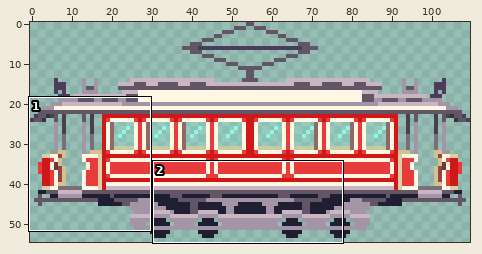
A sprite sheet gets an edit: assets/graphics/geniusz/obciąg3.png. The first picture is a wide view before the edit; the outline marks the close-up.
Close-up. Earlier state:
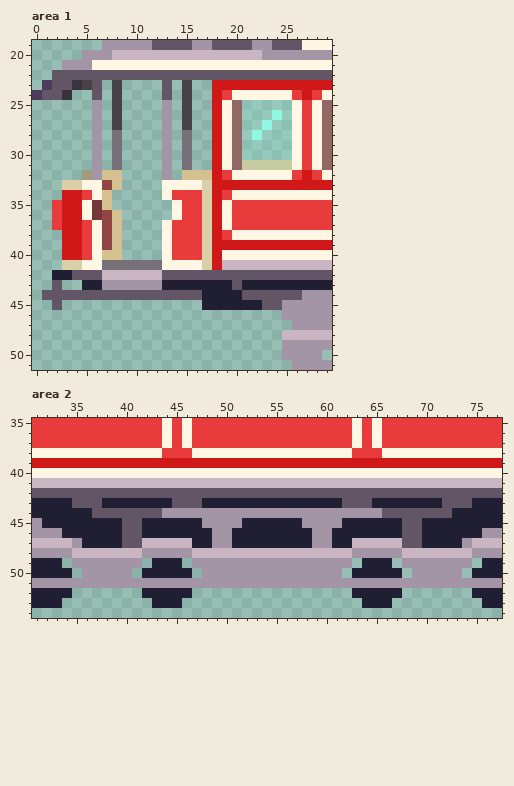
The file is 315x180 pixels. Colours within 5 levels of each other are drawn and written as one. Shown: area 1: x 0..29, y 19..51; area 2: x 31..77, y 35..54. The old version is drawn lined up with the new one, on the new canvas. The commit also changed other parts of the picture, which this record leaves out.
Now the later version:
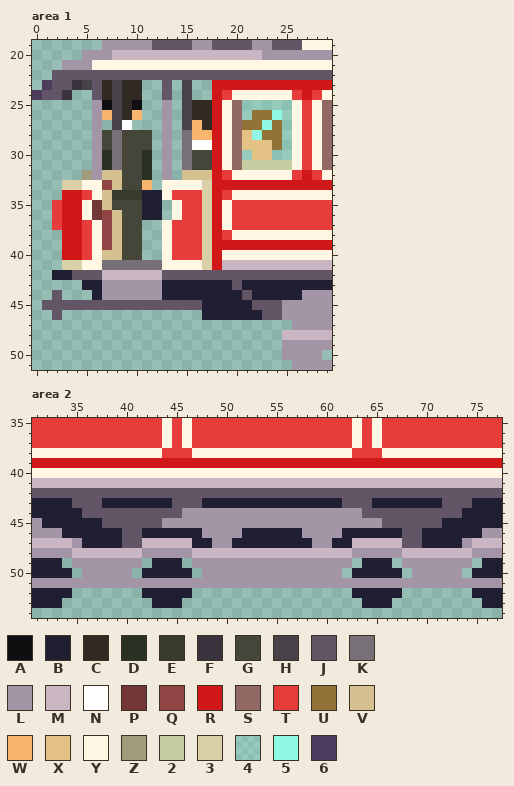
Palette (. is transparent): A #0f0f11  B #201e33  C #302a23  D #293123  E #373b2c  F #39333e  G #454539  H #464247  J #625565  K #787079  L #a395a6  M #cab6c2  N #ffffff  P #743737  Q #924545  R #d01818  S #926864  T #e83b3b  U #917237  V #d5c190  W #f9b56e  X #e4c285  Y #fff7e3  Z #a29b7b  2 #c7cca0  3 #d9d0a8  4 #8ff8e233  5 #8ff8e2  6 #4d3b5e
From old to new:
canvas 315x180 -> 110x55, the old top-left corner now at -102,-99 (the part of the old canvas that was cut away was empty and is not shown)
Area 1:
The author put colour A in row 25 at x 7 and 10.
The author put colour B in rows 34 to 36 at x 11 to 12; in row 46 at x 17 to 22.
Colour J becomes colour B in row 44 at x 6, 13 to 16 and 22 to 26.
The author put colour C in rows 23 to 24 at x 7 and 9 to 10; in rows 25 to 26 at x 9 and 16 to 17; in row 27 at x 17.
The author put colour D in rows 30 to 31 at x 7 and 11; in row 32 at x 11.
The author put colour E in row 34 at x 8 to 10.
The author put colour G in rows 28 to 29 at x 7 and 9 to 11; in rows 30 to 31 at x 9 to 10 and 16 to 17; in rows 32 to 33 at x 9 to 10; in row 35 at x 8 to 10; in rows 36 to 40 at x 9 to 10.
The author put colour J in row 45 at x 1 and 3 to 16; in row 46 at x 2 and 23 to 24.
Colour B becomes colour J in row 45 at x 22.
Colour J becomes colour L in row 44 at x 7 to 12.
The author put colour N in row 27 at x 9; in row 29 at x 16 to 17.
Colour 4 becomes colour U in row 26 at x 22 to 23; in row 27 at x 21 to 22 and 24; in row 28 at x 23 to 24; in row 29 at x 24.
The author put colour W in row 26 at x 7 and 10; in row 27 at x 16; in row 28 at x 16 to 17; in row 33 at x 11.
Colour 4 becomes colour X in row 28 at x 21; in row 29 at x 21 to 23; in row 30 at x 22 to 23.
Colour J is removed in row 43 at x 2; in row 44 at x 1 and 3 to 5.
Area 2:
Colour B becomes colour J in row 44 at x 36 and 73; in row 45 at x 38 to 39, 42 to 43, 66 to 67 and 70 to 71.
Colour L becomes colour J in row 44 at x 44 to 45 and 64 to 65.
Colour B becomes colour L in row 45 at x 44 to 47, 52 to 57 and 62 to 65; in row 46 at x 48, 51, 58 and 61.
Boxes around the changes in both close-ups, in picture pixels (x1, y1, x2, y2):
changed: (42, 80, 302, 320)
changed: (82, 508, 462, 538)
